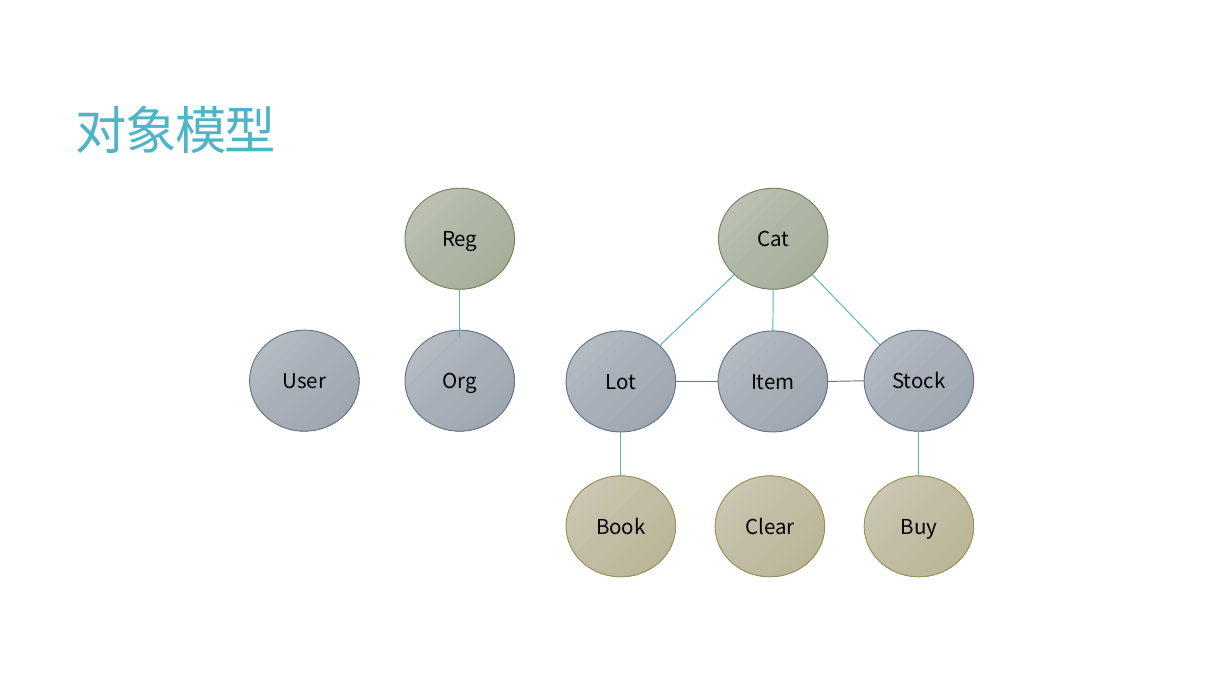
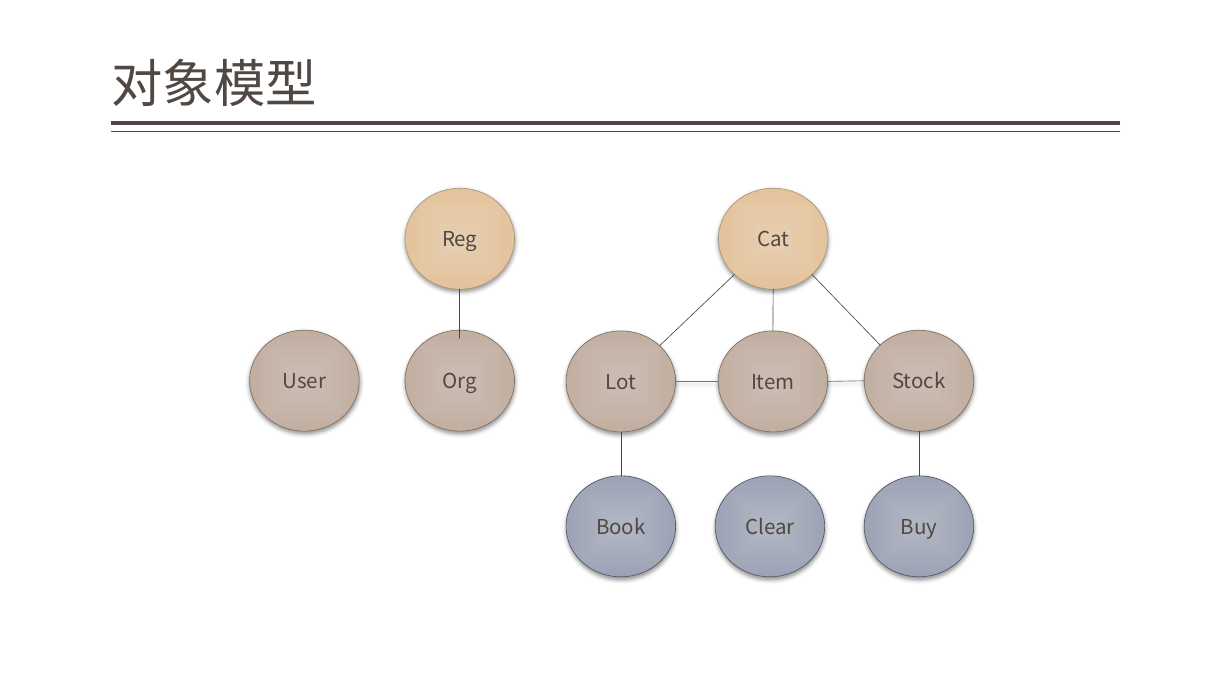
Before and after one commit to jzgi/chainsmart, a slide deck: slide 3 of Docs/品链供销平台.pptx. Drawn at 1232x693 pixels with LibreOffice and Linux fonts; fonts in the diff are those of the drawing. Boxes give left, top, right and bottom in pixels: in the first picture for what was removed or moved away, otherwise in the second. Text is boxed around its words. In the diff, an @@ line names an element or a change of style, - is before the commit and + after.

```diff
--- a/Docs/品链供销平台.pptx
+++ b/Docs/品链供销平台.pptx
@@ title "对象模型": place and size @@
-title "对象模型" at <box>76,106,277,153</box>
+title "对象模型" at <box>112,59,317,106</box>
@@ title "对象模型" at <box>112,59,317,106</box>: text colour #50B4C8 to #514843, letter spacing -1.2 to 0 pt; line spacing 0.85 to 0.9; vertical alignment middle to bottom @@
@@ line added from (1121, 123) to (112, 123), #514843 3 pt @@
@@ line added from (1121, 132) to (112, 132), #514843 1 pt @@
@@ ellipse "Reg" at <box>405,189,515,289</box>: text colour #000000 to #514843; fill gradient #C1C5B8 to #B1B6A5 to #A5AB96 to gradient #E8CEAF to #E4C49D; outline #7A855D 0.75 pt to #AB977A 0.5 pt; shadow on @@
@@ ellipse "Cat" at <box>719,189,829,289</box>: text colour #000000 to #514843; fill gradient #C1C5B8 to #B1B6A5 to #A5AB96 to gradient #E8CEAF to #E4C49D; outline #7A855D 0.75 pt to #AB977A 0.5 pt; shadow on @@
@@ line (460, 289) - (460, 338): stroke #50B4C8 0.75 pt to #504641 0.5 pt @@
@@ line (735, 274) - (660, 346): stroke #50B4C8 0.75 pt to #504641 0.5 pt @@
@@ line (773, 331) - (774, 289): stroke #50B4C8 0.75 pt to #504641 0.5 pt @@
@@ line (812, 274) - (881, 345): stroke #50B4C8 0.75 pt to #504641 0.5 pt @@
@@ text colour #000000 to #514843; fill gradient #BBC0C7 to #A9AFB8 to #9AA3AE to gradient #CCBDB3 to #C2AEA1; outline #657689 0.75 pt to #806F63 0.5 pt; shadow on in 5 elements at <box>718,331,828,432</box>, <box>567,331,677,432</box>, <box>864,330,974,431</box>, <box>405,330,515,431</box>, <box>250,330,360,431</box> @@
@@ line (676, 382) - (718, 382): stroke #657689 0.75 pt to #806F63 0.5 pt @@
@@ line (828, 382) - (864, 381): stroke #657689 0.75 pt to #806F63 0.5 pt @@
@@ line (621, 476) - (621, 432): stroke #50B4C8 0.75 pt to #504641 0.5 pt @@
@@ line (920, 432) - (920, 476): stroke #50B4C8 0.75 pt to #504641 0.5 pt @@
@@ text colour #000000 to #514843; fill gradient #CFCBB8 to #C2BDA4 to #BAB494 to gradient #B1B6C2 to #9EA5B5; outline #9B9256 0.75 pt to #505868 0.5 pt; shadow on in 3 elements at <box>567,476,677,577</box>, <box>864,476,974,577</box>, <box>715,476,825,577</box> @@
```
Also in this commit, not shown: 24 other slides changed, 2 slides added, 11 other files.
